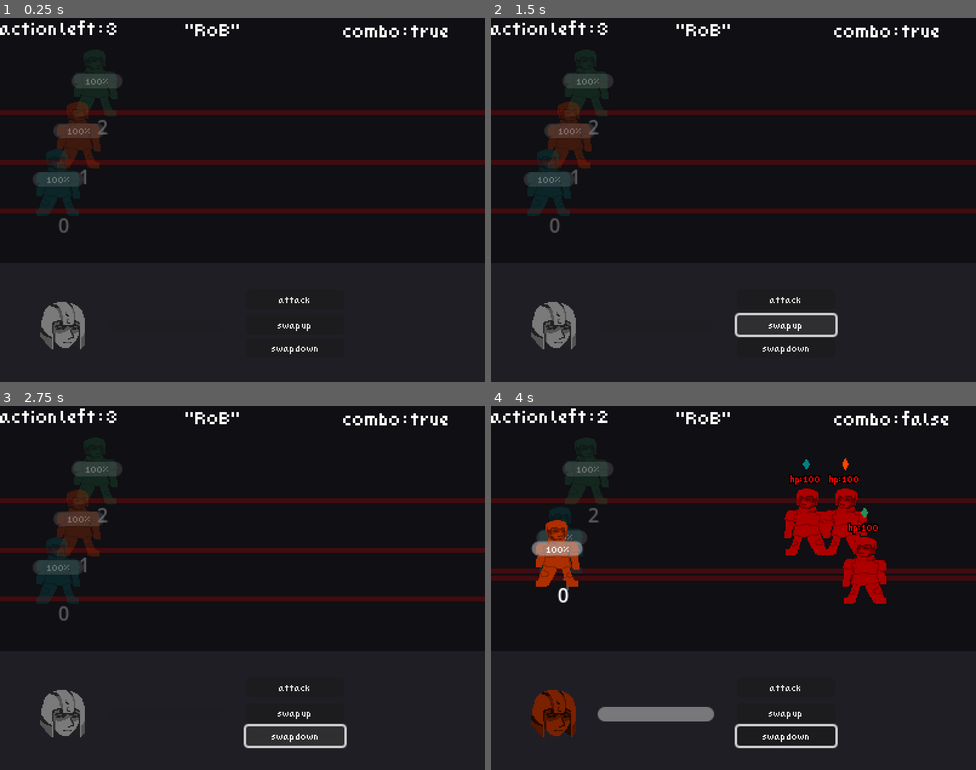
Above: before the commit, frames 1-4 (two rows, left to right).
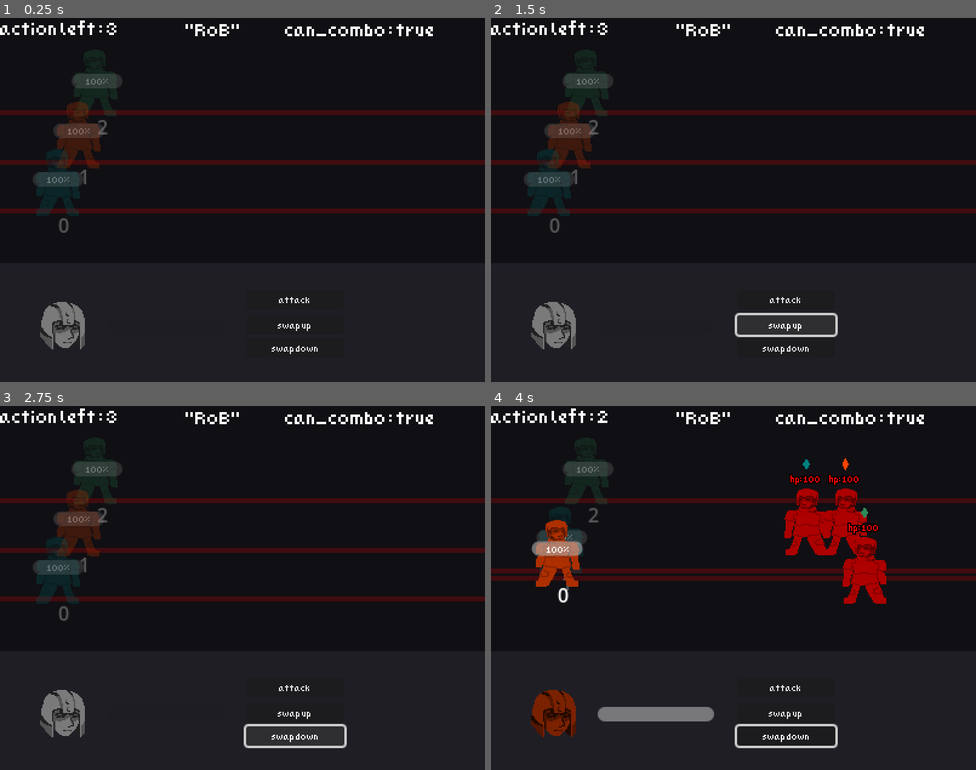
Above: after the commit, the same moments.

Repository: GerrZa/project_dungeon
Game: Godot game, scene res://src/battle/battle_scene.tscn
The game is run twice, just before and just after one commit, with the same random seed, the same clock (stepped at 60 frames per second) and the same inputs.
Inputs (mouse positions are in pixels of both pictures, inside the frame that each line leads up to):
- Up to frame 1 (0.25 s): no input
- Up to frame 2 (1.5 s): click "attack" at 0.5 s; click "swap up" at 1.25 s
- Up to frame 3 (2.75 s): click "swap down" at 2 s
- Up to frame 4 (4 s): tap Enter (ui_accept) at 2.75, 3.02, 3.77 s; move the mouse to (549, 569) at 2.77 s; hold Right (ui_right) 2.78-3.53 s; click (549, 569) at 2.92 s; move the mouse to (568, 522) at 3.52 s; click (568, 522) at 3.67 s

The runs differ from the first frame. In frame 1, 0.4% of the frame differs, in the area x 58-93%, y 1-6%; in frame 2, 0.4%; in frame 3, 0.4%; in frame 4, 0.5%, in the area x 58-95%, y 1-6%.
Error before the commit: Invalid access to property or key 'lane' on a base object of type 'Nil'. (res://src/battle/battle_scene.gd:148)
Error after the commit: Invalid access to property or key 'lane' on a base object of type 'Nil'. (res://src/battle/battle_scene.gd:126)

Commit message:
before merge

Diff:
--- a/src/battle/battle_scene.gd
+++ b/src/battle/battle_scene.gd
@@ -18,7 +18,7 @@
 
 var curr_combo = "null"
 var combo_list = ["RoB", "B1", "Rc", "BoG"]
-var combo_active = false
+var can_combo = true
 
 func _ready() -> void:
 	#set up
@@ -103,29 +103,7 @@
 		enemy_lane[rnd_lane][0].take_damage(10)
 
 	curr_combo = combo_list[0]
-	combo_active = false
-
-	match curr_combo:
-		"RoB":
-			var half = false
-			for i in player_lane:
-				if i.char_type == 1:
-					half = true
-				if half and i.char_type == 0:
-					combo_active = true
-		"B1":
-			if player_lane[2].char_type == 1:
-				combo_active = true
-		"Rc":
-			if player_lane[1].char_type == 0:
-				combo_active = true
-		"BoG":
-			var half = false
-			for i in player_lane:
-				if i.char_type == 2:
-					half = true
-				if half and i.char_type == 1:
-					combo_active = true
+
 
 func _draw() -> void:
 	if lane_y_pos.size() < lane_count:
@@ -201,6 +179,37 @@
 
 func _on_endturn_pressed() -> void:
 	turn = "e"
+
+	var damage_all_ene = func():
+		for i in enemy_lane:
+			if i.size() > 0:
+				i[0].take_damage(10,5)
+				continue
+
+		can_combo = false
+
+	if can_combo:
+		match curr_combo:
+			"RoB":
+				var half = false
+				for i in player_lane:
+					if i.char_type == 1:
+						half = true
+					if half and i.char_type == 0:
+						damage_all_ene.call()
+			"B1":
+				if player_lane[2].char_type == 1:
+					damage_all_ene.call()
+			"Rc":
+				if player_lane[1].char_type == 0:
+					damage_all_ene.call()
+			"BoG":
+				var half = false
+				for i in player_lane:
+					if i.char_type == 2:
+						half = true
+					if half and i.char_type == 1:
+						damage_all_ene.call()
 
 	await get_tree().create_timer(1).timeout
 
@@ -221,13 +230,7 @@
 
 				rearrange_ene()
 			else:
-				var dmg = 15
-
-				if combo_active:
-					dmg *= 0.5
-					dmg = round(dmg)
-
-				i[0].attack(dmg)
+				i[0].attack(15)
 
 	turn_count += 1
 
@@ -242,5 +245,7 @@
 
 		combo_list.shuffle()
 
+		can_combo = true
+
 	turn = "p"
 	player_action_point = 3
--- a/src/battle/battle_scene.tscn
+++ b/src/battle/battle_scene.tscn
@@ -37,7 +37,7 @@
 script/source = "extends Label
 
 func _process(delta: float) -> void:
-	text = \"combo : \" + var_to_str(get_tree().current_scene.combo_active)
+	text = \"can_combo : \" + var_to_str(get_tree().current_scene.can_combo)
 "
 
 [sub_resource type="GDScript" id="GDScript_w6n6o"]
@@ -206,10 +206,10 @@
 script = SubResource("GDScript_r6mhw")
 
 [node name="combo_label" type="Label" parent="."]
-offset_left = 283.0
-offset_top = 2.0
-offset_right = 371.0
-offset_bottom = 25.0
+offset_left = 235.0
+offset_top = 1.0
+offset_right = 323.0
+offset_bottom = 24.0
 text = "combo : "
 label_settings = SubResource("LabelSettings_jdlxq")
 script = SubResource("GDScript_jdlxq")
